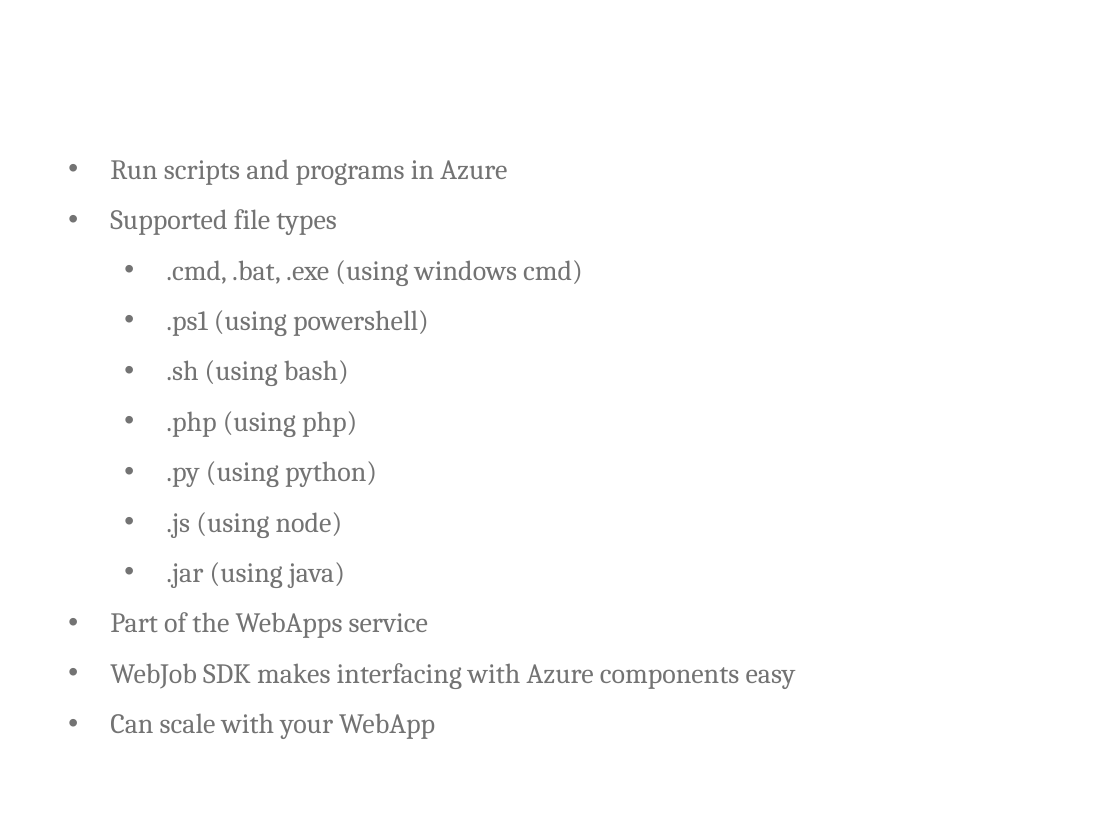
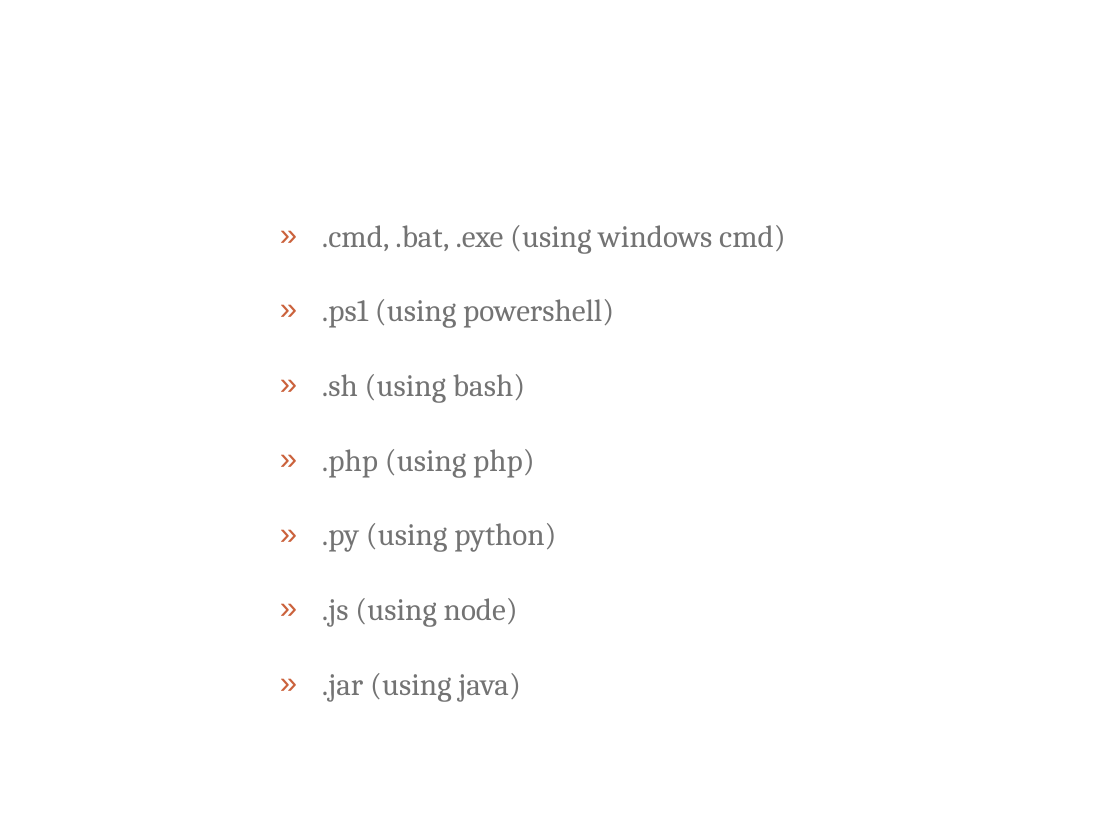
Before and after one commit to ritasker/Presentations-Archive, a slide deck: slide 21 of Current/Azure The Good Parts Web Apps/AzureTheGoodParts-WebApps.pptx (slide 24 before the commit). Drawn at 1120x840 pixels with LibreOffice and Linux fonts; fonts in the diff are those of the drawing; background and template pictures are left out. Boxes give left, top, right and bottom in pixels: in the first picture for what was removed or moved away, otherwise in the second. Text is boxed around its words. In the diff, an @@ line names an element or a change of style, - is before the commit and + after.

```diff
--- a/Current/Azure The Good Parts Web Apps/AzureTheGoodParts-WebApps.pptx
+++ b/Current/Azure The Good Parts Web Apps/AzureTheGoodParts-WebApps.pptx
@@ text at bbox=[110, 159, 507, 235]: paragraphs removed @@
-• Run scripts and programs in Azure
-• Supported file types
@@ text ".cmd, .bat, .exe (using windows ...": place and size @@
-text ".cmd, .bat, .exe (using windows ..." at bbox=[110, 159, 796, 739]
+text ".cmd, .bat, .exe (using windows ..." at bbox=[322, 225, 786, 702]
@@ text ".cmd, .bat, .exe (using windows ..." at bbox=[322, 225, 786, 702]: size 18 to 20 pt; bullet • to »; list level 2 to 1 in ".cmd, .bat, .exe (using windows ..."; line spacing 1.5 to 2; list level 2 to 1 in ".ps1 (using powershell)"; list level 2 to 1 in ".sh (using bash)"; list level 2 to 1 in ".php (using php)"; list level 2 to 1 in ".py (using python)"; list level 2 to 1 in ".js (using node)"; list level 2 to 1 in ".jar (using java)" @@
@@ text at bbox=[110, 612, 796, 739]: paragraphs removed @@
-• Part of the WebApps service
-• WebJob SDK makes interfacing with Azure components easy
-• Can scale with your WebApp
```
Also in this commit, not shown: 3 slides added, 4 slides removed.
